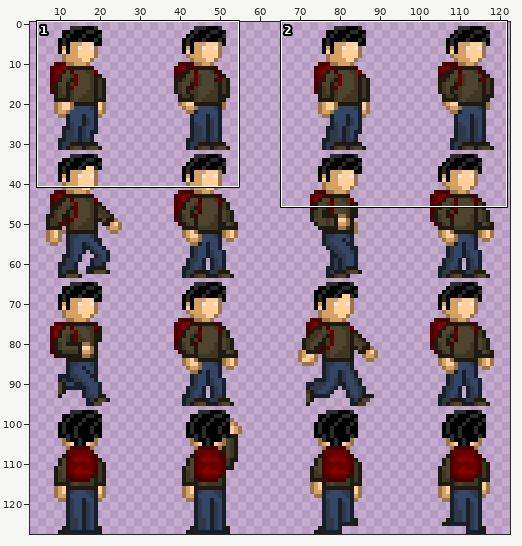
File history of a sprite sheet, SomethingsWrong/SomethingsWrong/assets/Chars/main.png. The picture above shows the old version from afar; the outline marks the close-up.
Close-up. Before the commit:
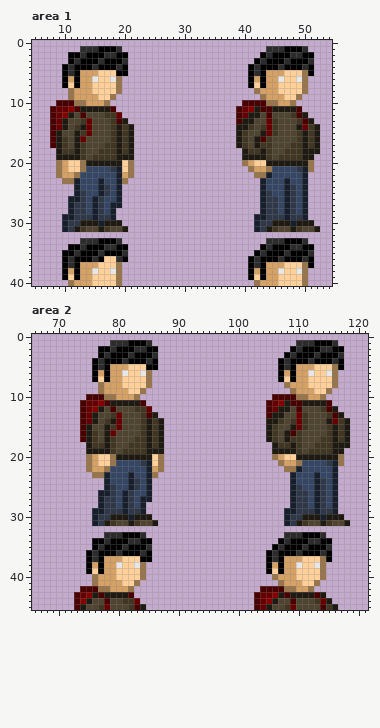
The file is 128x128 pixels. Shown: area 1: x 5..54, y 0..40; area 2: x 66..121, y 0..45. The wide view leaves out empty margins. The commit also changed other parts of the picture, which this record leaves out.
And afterwards:
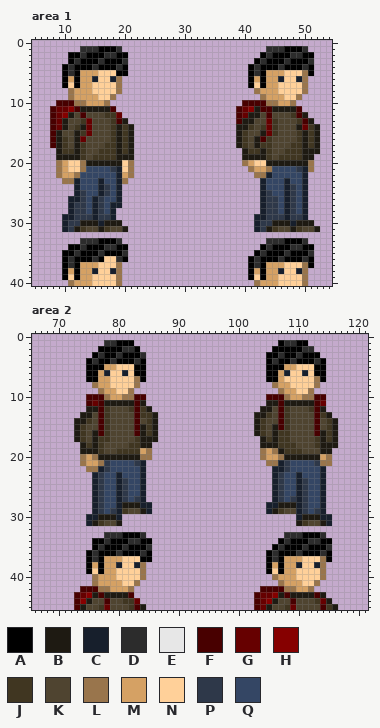
Palette (. is transparent): A #000000  B #1e1a12  C #171f2c  D #2c2c2c  E #e7e7e7  F #480000  G #660000  H #860000  J #403621  K #4f4430  L #99754c  M #d5a164  N #ffd099  P #2e3849  Q #344664
What changed:
Changed rows in their new state; - is an unchanged pixel.
Area 1:
first column x 15:
 6 C--C---------------------------C--C
first column x 15:
38 C--C---------------------------C--C
Area 2:
first column x 73:
 1 -----D-AA-...---------------------ADDAA.....--
 2 ------A-DDA...-------------------AAA-ADD.....-
 3 ---ADA-D-A-D..------------------AAD-AD--A....-
 4 --ADA-D-A-D-..------------------AD-AD--AD-...-
 5 --A-AM-NN-AA..------------------AA-MMNNNAA...-
 6 --A--CNNC-AA.-------------------AAMCNNCNAA..--
 7 --A-MMNN--LA.-------------------AAM-NNN-LA..--
 8 ---LM-NN--L..--------------------LMMNNN-L...--
 9 -------NNL..----------------------LMMNNL...---
10 ------M-LLFF--------------------F--LMM-LFF----
11 -.F-FB----FB--------------------BBF-BB--FG.---
12 -.BBFJK--JF-B------------------BBKFJ-K-JFB..--
13 -BBKFJKK--F-J-----------------BBJKFJ-KK-FJB..-
14 BBJKF-KK--FKJB.---------------BJKKFJKKK-F-JB..
15 BJK-FJKK--FBJB.---------------BJKBFJKKK-F---..
16 BJKBFJK---FBJB.---------------BJKBJJKK--FB--..
17 BJKBJJK----B-B.----------------BJBJJKK--JB--..
18 -BJB-KK----B-..----------------BB---JK---BB-..
19 -B--JKKJ---ML..----------------LML-JJ--KKBB..-
20 -LMLBBB----LL..----------------LMMLBB----ML..-
21 -LM-LPQ---PC...-----------------LLCPQQ--PLL..-
22 ---LCP-----C...------------------CCPQQ---C..--
23 ---CPQ-C-Q-C..-------------------CPQQC--QC..--
24 ---CPQ-CPQQC.--------------------CPQQCP-QC..--
25 ---CPQQCPQQC.--------------------CPQQCP-QC..--
26 ---CPQQCPQ-C.--------------------CPQQC--QC..--
27 ---CPQQCPQP-.--------------------CPQPC--QC..--
28 ---CPQQCBBB-C-------------------CCBBBC--QC..--
29 ----PQ-CJKKBC-------------------CBJKKC-QPC..--
30 --C-BB-C.....----------------------..C----C..-
31 --CBJKKB......---------------------..-----C...
first column x 80:
38 C--C--------------------------C--C
Changed places in both close-ups, as pixel boxes (x1, y1, x2, y2):
changed: (92, 76, 116, 82)
changed: (278, 76, 302, 82)
changed: (92, 268, 116, 274)
changed: (278, 268, 302, 274)
changed: (74, 340, 164, 526)
changed: (254, 340, 350, 526)
changed: (116, 562, 140, 568)
changed: (296, 562, 320, 568)
